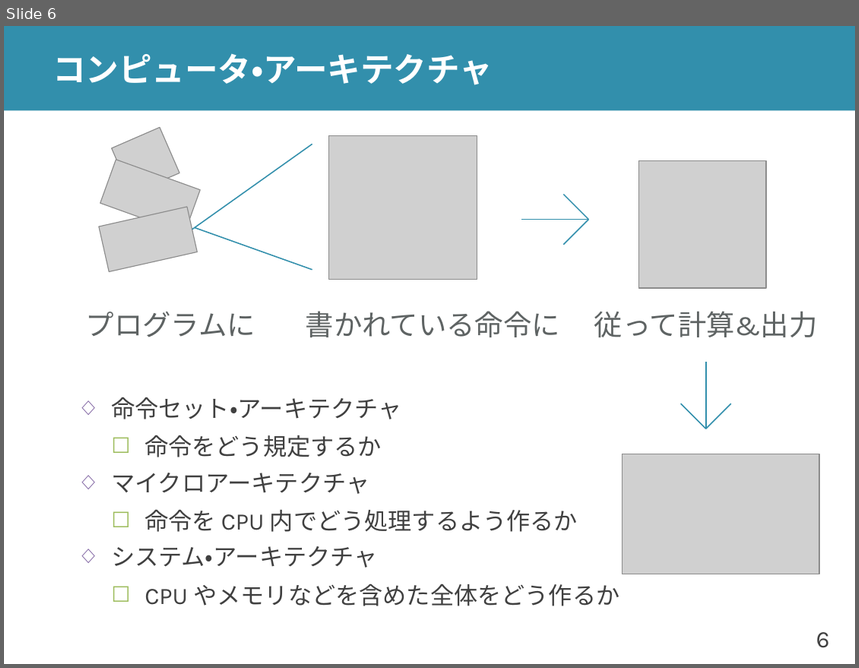
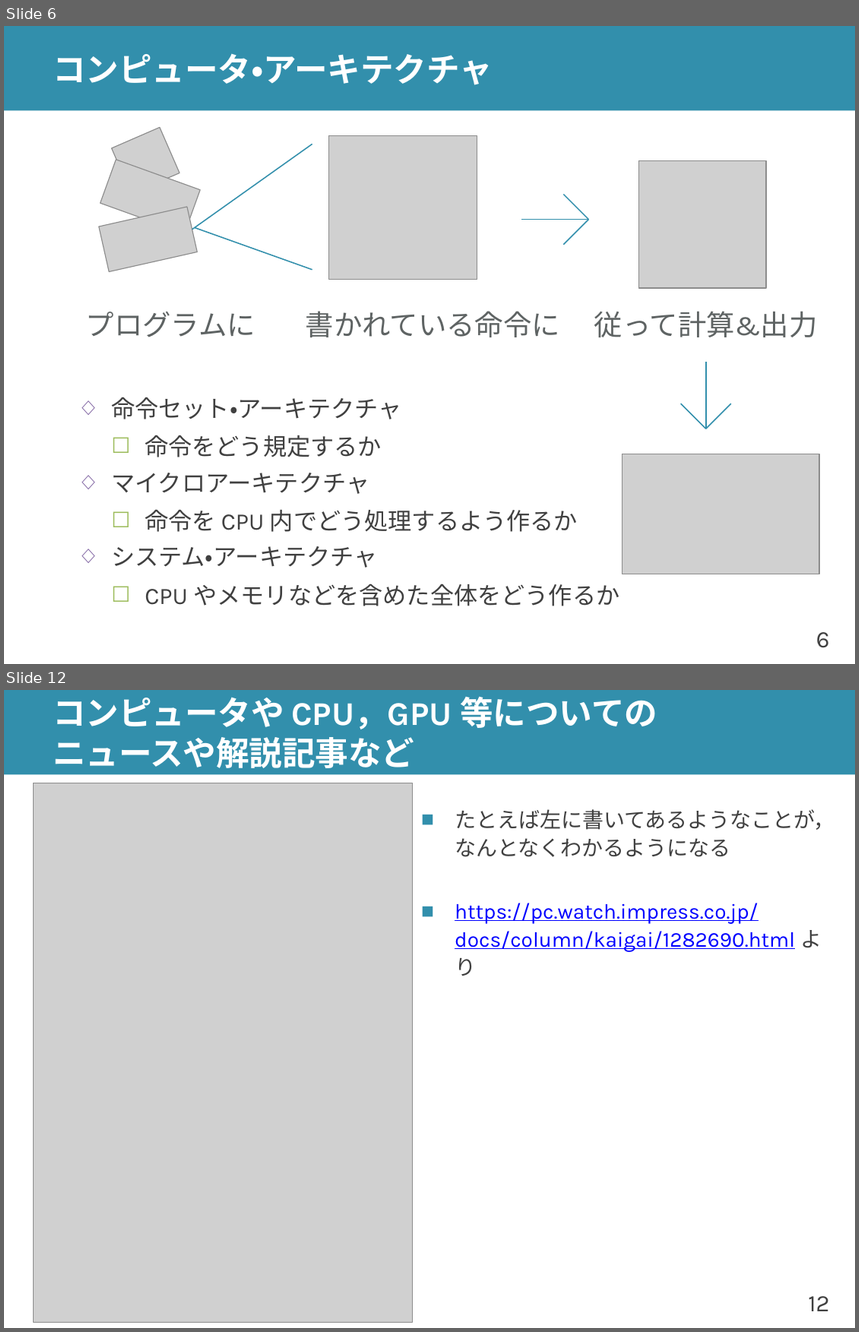
Before and after one commit to shioyadan/advanced-computer-organization, a slide deck: aco-shioya-00.pptx. Shown one above the other, each under a label of ours: slide 6 before the commit, slides 6 and 12 after it; the slides between them are not shown. The pictures are 859x668 and 859x1332 pixels, drawn with LibreOffice and Linux fonts; fonts in the diff are those of the drawing; grey boxes stand for pictures. Boxes give left, top, right and bottom in pixels: in the first picture for what was removed or moved away, otherwise in the second. Text is boxed around its words. In the diff, an @@ line names an element or a change of style, - is before the commit and + after.

```diff
--- a/aco-shioya-00.pptx
+++ b/aco-shioya-00.pptx
@@ slide 12 added at [4, 690, 855, 1328], background #FFFFFF; not listed: 2 template elements that a slide beside it also shows @@
@@ title added at [53, 696, 658, 768], 28 pt, text #FFFFFF, bold @@
+コンピュータや CPU，GPU 等についての
+ニュースや解説記事など
@@ picture added at [33, 783, 413, 1322] @@
@@ text added at [455, 809, 835, 977], 18 pt, text #0000FF, underline @@
+■ たとえば左に書いてあるようなことが，なんとなくわかるようになる
+■ https://pc.watch.impress.co.jp/docs/column/kaigai/1282690.html より
```
Also in this commit, not shown: 9 slides changed, 1 other slide added, 1 other file.
